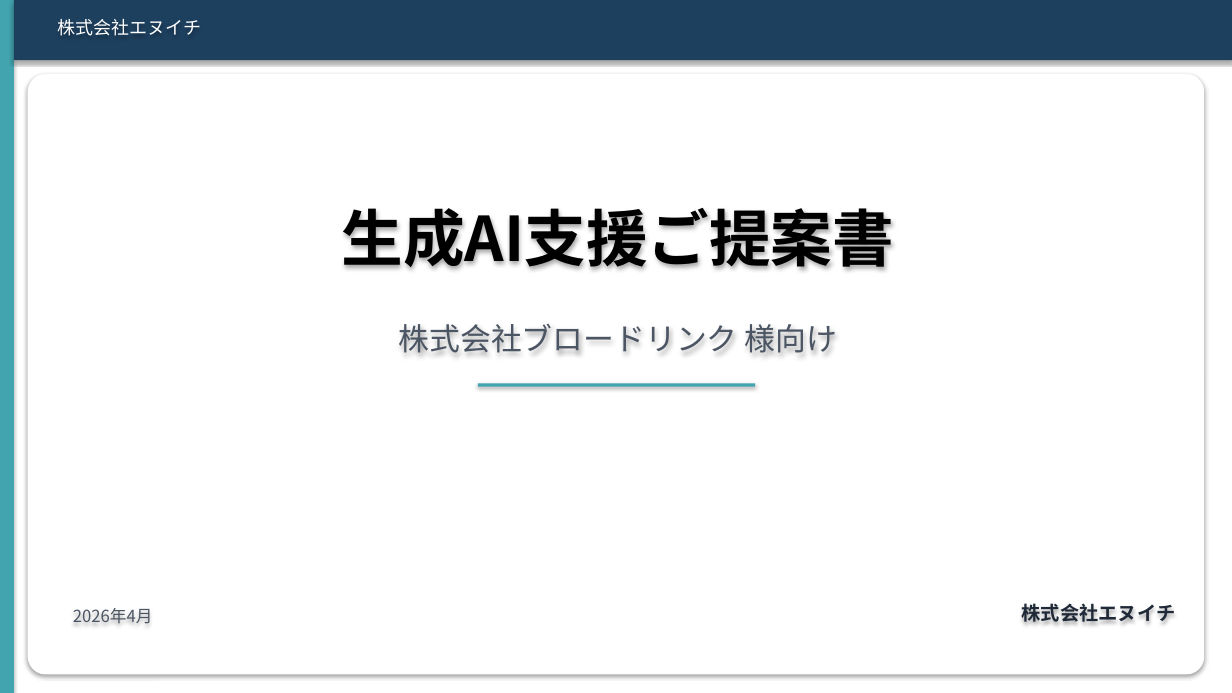
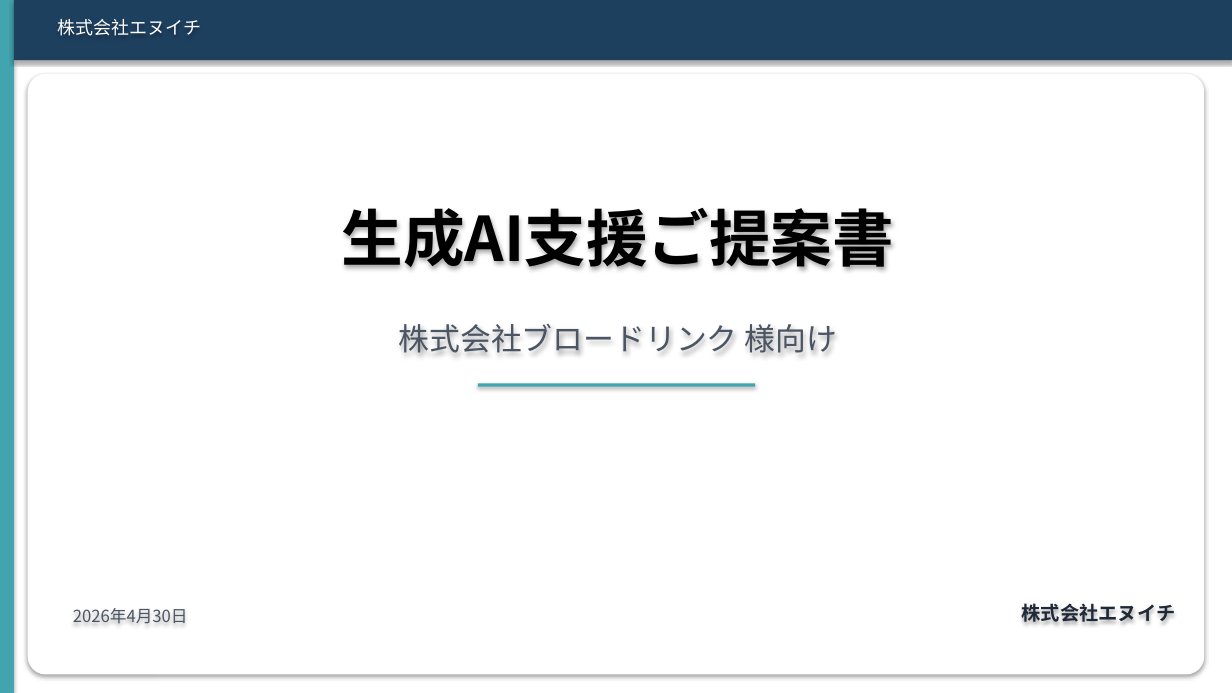
Before and after one commit to Ryunosuke-Okawa/Ryunosuke-n1, a slide deck: slide 1 of output/proposal_broadlink_20260430.pptx. Drawn at 1232x693 pixels with LibreOffice and Linux fonts; fonts in the diff are those of the drawing. Boxes give left, top, right and bottom in pixels: in the first picture for what was removed or moved away, otherwise in the second. Text is boxed around its words. In the diff, an @@ line names an element or a change of style, - is before the commit and + after.

```diff
--- a/output/proposal_broadlink_20260430.pptx
+++ b/output/proposal_broadlink_20260430.pptx
@@ text at (x1=73, y1=608, x2=188, y2=624): text changed @@
-2026年4月
+2026年4月30日
```
Also in this commit, not shown: 2 other slides changed, 1 other file.
